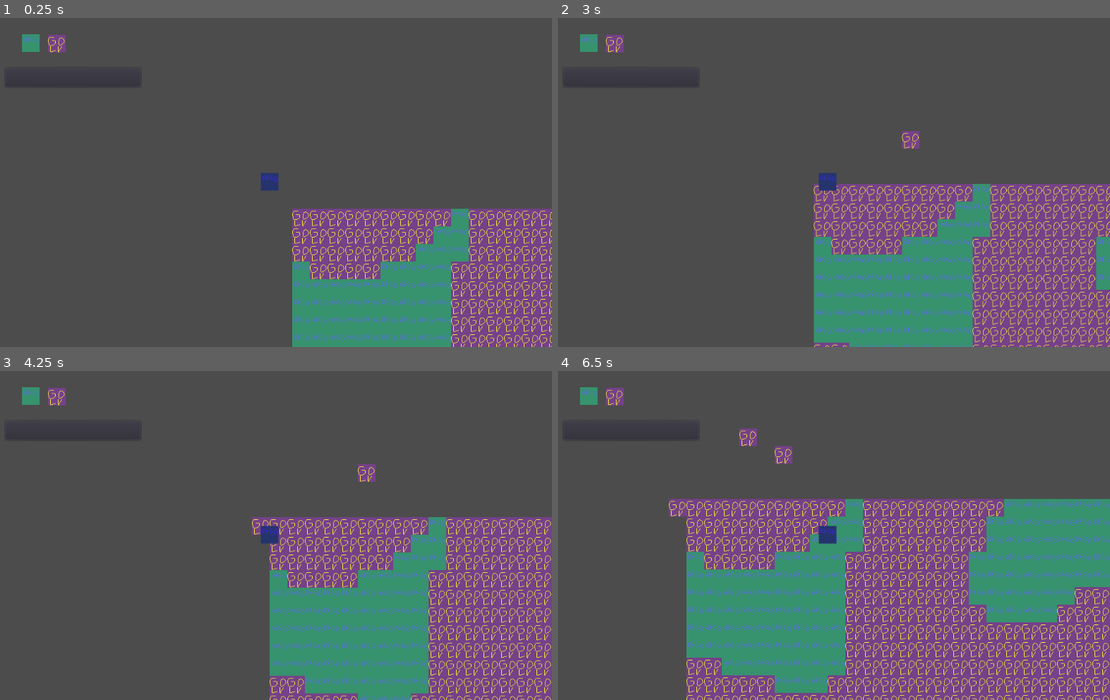
Above: before the commit, frames 1-4 (two rows, left to right).
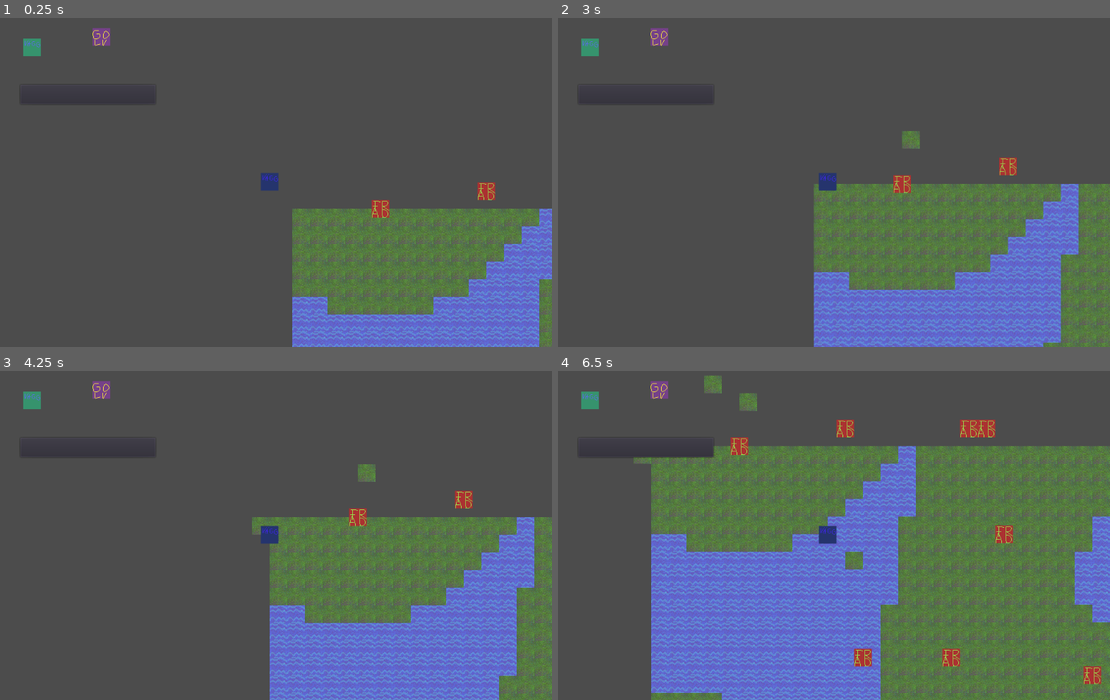
Above: after the commit, the same moments.

Repository: honnsmannen/wannabe_rimworld
Game: Godot game, scene res://värld_för_navigation.tscn
Two runs of this game, one before a commit and one after it. Both use one fixed random seed, a clock stepped at 60 frames per second and the inputs below.
Inputs (mouse positions are in pixels of both pictures, inside the frame that each line leads up to; where the layout moved, square brackets give the same spot in the first picture):
- Up to frame 1 (0.25 s): no input
- Up to frame 2 (3 s): click (646, 93) [629, 77] at 0.5 s; click (591, 50) [591, 44] at 1.25 s; click (662, 37) [618, 44] at 2 s; tap Enter at 2.75 s; move the mouse to (949, 166) at 2.77 s; press the mouse at (949, 166) at 2.78 s; hold D (right) from 2.78 s (still down)
- Up to frame 3 (4.25 s): move the mouse to (154, 551) at 3.52 s; release D (right) at 3.53 s; release the mouse at (154, 551) at 3.53 s; hold S (down) from 3.53 s (still down); click (154, 551) at 3.6 s
- Up to frame 4 (6.5 s): move the mouse to (883, 463) at 4.27 s; release S (down) at 4.28 s; press the mouse at (883, 463) at 4.28 s; hold D (right) 4.28-5.03 s; tap Space at 5 s; move the mouse to (800, 601) at 5.02 s; release the mouse at (800, 601) at 5.03 s; hold W (up) 5.03-5.78 s; click (800, 601) at 5.1 s; tap Enter at 5.75 s; move the mouse to (999, 584) at 5.77 s; press the mouse at (999, 584) at 5.78 s; hold A (left) from 5.78 s (still down)

The runs differ from the first frame. In frame 1, 20% of the frame differs, in the area x 2-100%, y 3-100%; in frame 2, 27%; in frame 3, 29%; in frame 4, 64%, in the area x 2-100%, y 1-100%.

Commit message:
värld gen

Diff:
--- /dev/null
+++ b/scener/träd.tscn
@@ -0,0 +1,10 @@
+[gd_scene load_steps=3 format=2]
+
+[ext_resource path="res://träd.gd" type="Script" id=1]
+[ext_resource path="res://träd.png" type="Texture" id=2]
+
+[node name="träd" type="Sprite"]
+texture = ExtResource( 2 )
+script = ExtResource( 1 )
+
+[node name="NavigationObstacle2D" type="NavigationObstacle2D" parent="."]
--- /dev/null
+++ b/träd.gd
@@ -0,0 +1 @@
+extends Sprite
--- a/värld_för_navigation.gd
+++ b/värld_för_navigation.gd
@@ -1,15 +1,18 @@
 extends Node2D
 var cell_x = 0
 var cell_y = 0
-var compat_value = 0
+var compenserat_value = 0
 var test = 0
-
+var tree_offset = Vector2(32,32)
+var tree_pos := Vector2(0,0)
+onready var tree = preload("res://scener/träd.tscn")
 onready var noise = OpenSimplexNoise.new()
 onready var tile = get_node("Navigation2D/TileMap")
 func _ready() -> void:
 	randomize()
 	noise.seed = randi()
-	noise.period = 10
+	noise.period = 15
+
 	noise.octaves = 1
 	for i in 100:
 		cell_x += 1
@@ -19,11 +22,18 @@
 
 			var cell_xy = Vector2(cell_x, cell_y)
 
-			test = int(round(noise.get_noise_2d(cell_x, cell_y)))
-			if test < 0:
-				compat_value = test * -1
+			#fixar så att det inte finns -1 i värld genen
+			if int(round(noise.get_noise_2d(cell_x, cell_y))) < 0:
+				compenserat_value = int(round(noise.get_noise_2d(cell_x, cell_y))) * -1
+			#ett lätt sätt att få ut slumpade platser på träd
+			elif randi() % 37 == 1 and compenserat_value != 1:
+				tree_pos = Vector2(cell_xy * 32 - tree_offset)
+				print(tree_pos)
+				var nytree = tree.instance()
+				nytree.global_position = tree_pos
+				add_child(nytree)
 			else:
-				compat_value = test
-			tile.set_cellv(cell_xy, compat_value)
+				compenserat_value = int(round(noise.get_noise_2d(cell_x, cell_y)))
+			tile.set_cellv(cell_xy, compenserat_value)
+			#print(tile.get)
 			#tile.set_cellv(cell_xy, int(round(noise.get_noise_2d(cell_x, cell_y))))
-			print(compat_value)
--- a/värld_för_navigation.tscn
+++ b/värld_för_navigation.tscn
@@ -1,37 +1,43 @@
-[gd_scene load_steps=10 format=2]
+[gd_scene load_steps=14 format=2]
 
 [ext_resource path="res://vägg.png" type="Texture" id=1]
 [ext_resource path="res://golv.png" type="Texture" id=2]
 [ext_resource path="res://navi_test.gd" type="Script" id=3]
 [ext_resource path="res://Character.gd" type="Script" id=4]
 [ext_resource path="res://värld_för_navigation.gd" type="Script" id=5]
+[ext_resource path="res://mark.png" type="Texture" id=6]
+[ext_resource path="res://vatten.png" type="Texture" id=7]
+[ext_resource path="res://träd.png" type="Texture" id=8]
 
-[sub_resource type="NavigationPolygon" id=1]
+[sub_resource type="NavigationPolygon" id=5]
 vertices = PoolVector2Array( 32, 32, 0, 32, 0, 0, 32, 0 )
 polygons = [ PoolIntArray( 0, 1, 2, 3 ) ]
 outlines = [ PoolVector2Array( 32, 32, 0, 32, 0, 0, 32, 0 ) ]
 
-[sub_resource type="ConvexPolygonShape2D" id=3]
-points = PoolVector2Array( 0, 0, 32, 0, 32, 32, 0, 32 )
+[sub_resource type="ConvexPolygonShape2D" id=6]
+points = PoolVector2Array( 32, 32, 0, 32, 0, 0, 32, 0 )
 
-[sub_resource type="TileSet" id=2]
-0/name = "golv.png 0"
-0/texture = ExtResource( 2 )
+[sub_resource type="ConvexPolygonShape2D" id=8]
+points = PoolVector2Array( 32, 32, 0, 32, 0, 0, 32, 0 )
+
+[sub_resource type="TileSet" id=7]
+0/name = "mark.png 0"
+0/texture = ExtResource( 6 )
 0/tex_offset = Vector2( 0, 0 )
 0/modulate = Color( 1, 1, 1, 1 )
 0/region = Rect2( 0, 0, 32, 32 )
 0/tile_mode = 0
 0/occluder_offset = Vector2( 0, 0 )
 0/navigation_offset = Vector2( 0, 0 )
-0/navigation = SubResource( 1 )
+0/navigation = SubResource( 5 )
 0/shape_offset = Vector2( 0, 0 )
 0/shape_transform = Transform2D( 1, 0, 0, 1, 0, 0 )
 0/shape_one_way = false
 0/shape_one_way_margin = 0.0
 0/shapes = [  ]
 0/z_index = 0
-1/name = "vägg.png 1"
-1/texture = ExtResource( 1 )
+1/name = "vatten.png 1"
+1/texture = ExtResource( 7 )
 1/tex_offset = Vector2( 0, 0 )
 1/modulate = Color( 1, 1, 1, 1 )
 1/region = Rect2( 0, 0, 32, 32 )
@@ -40,17 +46,38 @@
 1/navigation_offset = Vector2( 0, 0 )
 1/shape_offset = Vector2( 0, 0 )
 1/shape_transform = Transform2D( 1, 0, 0, 1, 0, 0 )
-1/shape = SubResource( 3 )
+1/shape = SubResource( 6 )
 1/shape_one_way = false
 1/shape_one_way_margin = 1.0
 1/shapes = [ {
 "autotile_coord": Vector2( 0, 0 ),
 "one_way": false,
 "one_way_margin": 1.0,
-"shape": SubResource( 3 ),
+"shape": SubResource( 6 ),
 "shape_transform": Transform2D( 1, 0, 0, 1, 0, 0 )
 } ]
 1/z_index = 0
+2/name = "träd.png 2"
+2/texture = ExtResource( 8 )
+2/tex_offset = Vector2( 0, 0 )
+2/modulate = Color( 1, 1, 1, 1 )
+2/region = Rect2( 0, 0, 32, 32 )
+2/tile_mode = 0
+2/occluder_offset = Vector2( 0, 0 )
+2/navigation_offset = Vector2( 0, 0 )
+2/shape_offset = Vector2( 0, 0 )
+2/shape_transform = Transform2D( 1, 0, 0, 1, 0, 0 )
+2/shape = SubResource( 8 )
+2/shape_one_way = false
+2/shape_one_way_margin = 1.0
+2/shapes = [ {
+"autotile_coord": Vector2( 0, 0 ),
+"one_way": false,
+"one_way_margin": 1.0,
+"shape": SubResource( 8 ),
+"shape_transform": Transform2D( 1, 0, 0, 1, 0, 0 )
+} ]
+2/z_index = 0
 
 [sub_resource type="RectangleShape2D" id=4]
 extents = Vector2( 16, 16 )
@@ -62,7 +89,7 @@
 script = ExtResource( 3 )
 
 [node name="TileMap" type="TileMap" parent="Navigation2D"]
-tile_set = SubResource( 2 )
+tile_set = SubResource( 7 )
 cell_size = Vector2( 32, 32 )
 centered_textures = true
 bake_navigation = true
@@ -88,26 +115,31 @@
 position = Vector2( 0, 1 )
 current = true
 
-[node name="avpå building" type="Button" parent="Navigation2D/Character/Camera2D"]
-margin_left = -479.0
-margin_top = -207.0
-margin_right = -234.0
-margin_bottom = -172.0
+[node name="CanvasLayer" type="CanvasLayer" parent="Navigation2D/Character/Camera2D"]
+layer = 4
 
-[node name="avpå golv" type="TextureButton" parent="Navigation2D/Character/Camera2D"]
-margin_left = -402.0
-margin_top = -267.0
-margin_right = -362.0
-margin_bottom = -227.0
+[node name="avpå vägg" type="TextureButton" parent="Navigation2D/Character/Camera2D/CanvasLayer"]
+margin_left = 65.0
+margin_top = 40.0
+margin_right = 105.0
+margin_bottom = 80.0
+texture_normal = ExtResource( 1 )
+
+[node name="avpå golv" type="TextureButton" parent="Navigation2D/Character/Camera2D/CanvasLayer"]
+margin_left = 191.0
+margin_top = 21.0
+margin_right = 231.0
+margin_bottom = 61.0
 texture_normal = ExtResource( 2 )
 
-[node name="avpå vägg" type="TextureButton" parent="Navigation2D/Character/Camera2D"]
-margin_left = -449.0
-margin_top = -268.0
-margin_right = -409.0
-margin_bottom = -228.0
-texture_normal = ExtResource( 1 )
+[node name="avpå building" type="Button" parent="Navigation2D/Character/Camera2D/CanvasLayer"]
+margin_left = 60.0
+margin_top = 124.0
+margin_right = 305.0
+margin_bottom = 159.0
 
-[connection signal="pressed" from="Navigation2D/Character/Camera2D/avpå building" to="Navigation2D" method="_on_Button_pressed"]
-[connection signal="pressed" from="Navigation2D/Character/Camera2D/avpå golv" to="Navigation2D" method="_on_TextureButton_pressed"]
-[connection signal="pressed" from="Navigation2D/Character/Camera2D/avpå vägg" to="Navigation2D" method="_on_TextureButton2_pressed"]
+[node name="Node2D" type="Node2D" parent="."]
+
+[connection signal="pressed" from="Navigation2D/Character/Camera2D/CanvasLayer/avpå vägg" to="Navigation2D" method="_on_TextureButton2_pressed"]
+[connection signal="pressed" from="Navigation2D/Character/Camera2D/CanvasLayer/avpå golv" to="Navigation2D" method="_on_TextureButton_pressed"]
+[connection signal="pressed" from="Navigation2D/Character/Camera2D/CanvasLayer/avpå building" to="Navigation2D" method="_on_Button_pressed"]
Binary file added: mark.png
Not shown, added: mark.png.import
Binary file added: träd.png
Not shown, added: träd.png.import
Binary file added: vatten.png
Not shown, added: vatten.png.import
